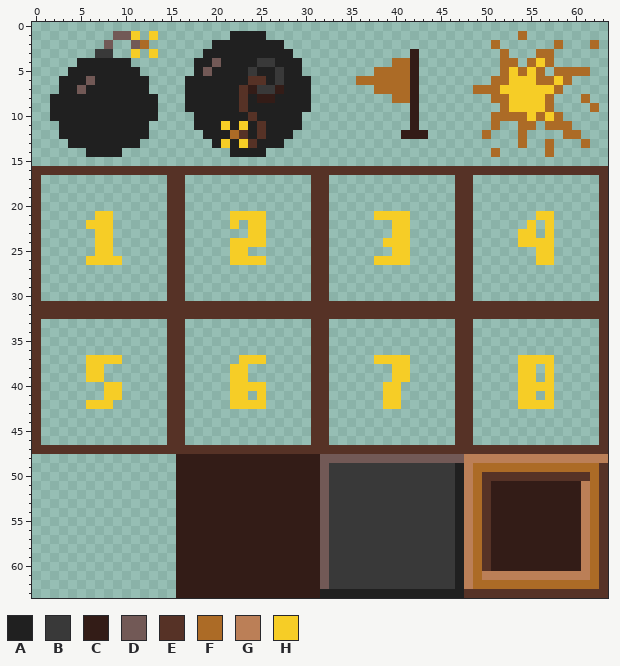
A pixel-art sprite gets an edit: Inteligencia Artificial/BuscaMinas/Assets/Sprites/minesweeper.png. Above: the version before the commit.
The file is 64x64 pixels.
Palette (. is transparent): A #202020  B #393939  C #331c17  D #725956  E #563226  F #ac6b26  G #bb7f57  H #f6cd26
Pixels before (only the part around the change), first column x 0:
 0 ................................................................
 1 .........DDH.H........AAAA............................F.........
 2 ........D..DF.......AAAAAAAA.......................F......F...F.
 3 .......BB..H.H.....AAAAAAAAAA.............C.........F...FF......
 4 .....AAAAAA.......AADAAAABBAAA..........FFC.........FF.FHF......
 5 ....AAAAAAAA......ADAAAABAABAA........FFFFC.........FHFHF.FFFF..
 6 ...AAADAAAAAA....AAAAAAAEEABAAA.....FFFFFFC........FFHHHFFHF....
 7 ...AADAAAAAAA....AAAAAAECBBCAAA.......FFFFC......FFFHHHHHHF.....
 8 ..AAAAAAAAAAAA...AAAAAAEACCAAAA.........FFC........FFHHHHF...F..
 9 ..AAAAAAAAAAAA...AAAAAAEAAAAAAA...........C.........FHHHHF....F.
10 ..AAAAAAAAAAAA....AAAAAAEAAAAA............C........FFFFHFHF.....
11 ...AAAAAAAAAA.....AAAHAHAEAAAA............C........F..FF.FFF....
12 ...AAAAAAAAAA......AAAFEAEAAA............CCC......F...F....FF...
13 ....AAAAAAAA........AHAHEAAA..........................F..F...F..
14 ......AAAA............AAAA.........................F.....F......
15 ................................................................
16 EEEEEEEEEEEEEEEEEEEEEEEEEEEEEEEEEEEEEEEEEEEEEEEEEEEEEEEEEEEEEEEE
17 E..............EE..............EE..............EE..............E
18 E..............EE..............EE..............EE..............E
19 E..............EE..............EE..............EE..............E
20 E..............EE..............EE..............EE..............E
21 E......HH......EE.....HHHH.....EE.....HHHH.....EE.......HH.....E
22 E.....HHH......EE.....H.HH.....EE.......HH.....EE......H.H.....E
23 E......HH......EE.......HH.....EE.......HH.....EE.....HH.H.....E
24 E......HH......EE.....HHHH.....EE......HHH.....EE.....HHHH.....E
25 E......HH......EE.....HH.......EE.......HH.....EE.......HH.....E
26 E.....HHHH.....EE.....HHHH.....EE.....HHHH.....EE.......HH.....E
27 E..............EE..............EE..............EE..............E
28 E..............EE..............EE..............EE..............E
29 E..............EE..............EE..............EE..............E
30 E..............EE..............EE..............EE..............E
31 EEEEEEEEEEEEEEEEEEEEEEEEEEEEEEEEEEEEEEEEEEEEEEEEEEEEEEEEEEEEEEEE
32 EEEEEEEEEEEEEEEEEEEEEEEEEEEEEEEEEEEEEEEEEEEEEEEEEEEEEEEEEEEEEEEE
33 E..............EE..............EE..............EE..............E
34 E..............EE..............EE..............EE..............E
35 E..............EE..............EE..............EE..............E
36 E..............EE..............EE..............EE..............E
37 E.....HHHH.....EE......HHH.....EE.....HHHH.....EE.....HHHH.....E
38 E.....HH.......EE.....HH.......EE.......HH.....EE.....HH.H.....E
39 E.....HH.......EE.....HH.......EE.......HH.....EE.....HH.H.....E
40 E.......HH.....EE.....HHHH.....EE......HH......EE.....HHHH.....E
41 E.......HH.....EE.....HH.H.....EE......HH......EE.....HH.H.....E
42 E.....HHH......EE.....HHHH.....EE......HH......EE.....HHHH.....E
43 E..............EE..............EE..............EE..............E
44 E..............EE..............EE..............EE..............E
45 E..............EE..............EE..............EE..............E
46 E..............EE..............EE..............EE..............E
47 EEEEEEEEEEEEEEEEEEEEEEEEEEEEEEEEEEEEEEEEEEEEEEEEEEEEEEEEEEEEEEEE
48 ................CCCCCCCCCCCCCCCCDDDDDDDDDDDDDDDDGGGGGGGGGGGGGGGG
49 ................CCCCCCCCCCCCCCCCDBBBBBBBBBBBBBBAGFFFFFFFFFFFFFFE
50 ................CCCCCCCCCCCCCCCCDBBBBBBBBBBBBBBAGFEEEEEEEEEEEEFE
51 ................CCCCCCCCCCCCCCCCDBBBBBBBBBBBBBBAGFECCCCCCCCCCGFE
52 ................CCCCCCCCCCCCCCCCDBBBBBBBBBBBBBBAGFECCCCCCCCCCGFE
53 ................CCCCCCCCCCCCCCCCDBBBBBBBBBBBBBBAGFECCCCCCCCCCGFE
54 ................CCCCCCCCCCCCCCCCDBBBBBBBBBBBBBBAGFECCCCCCCCCCGFE
55 ................CCCCCCCCCCCCCCCCDBBBBBBBBBBBBBBAGFECCCCCCCCCCGFE
56 ................CCCCCCCCCCCCCCCCDBBBBBBBBBBBBBBAGFECCCCCCCCCCGFE
57 ................CCCCCCCCCCCCCCCCDBBBBBBBBBBBBBBAGFECCCCCCCCCCGFE
58 ................CCCCCCCCCCCCCCCCDBBBBBBBBBBBBBBAGFECCCCCCCCCCGFE
The same view after the edit:
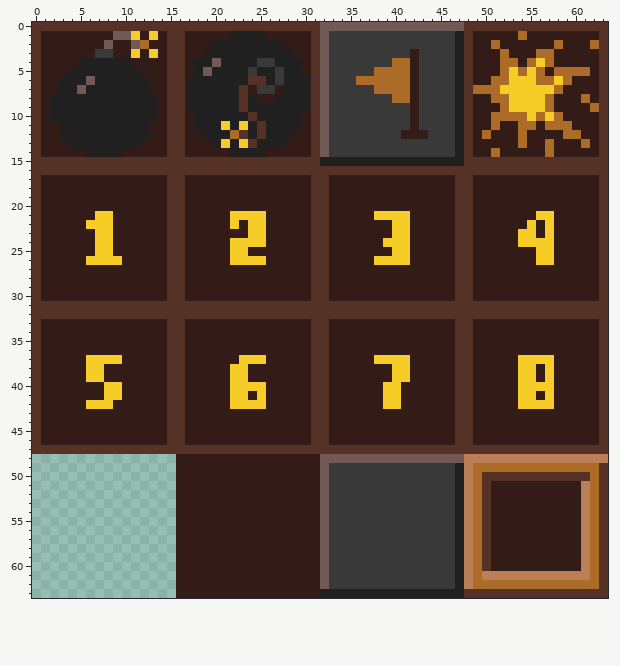
From old to new:
y 0: x 0..63 ................................................................ -> EEEEEEEEEEEEEEEEEEEEEEEEEEEEEEEEDDDDDDDDDDDDDDDDEEEEEEEEEEEEEEEE
y 1: x 0..8 ......... -> ECCCCCCCC; x 12 . -> C; x 14..21 ........ -> CEECCCCC; x 26..53 ............................ -> CCCCCEDBBBBBBBBBBBBBBAECCCCC; x 55..63 ......... -> CCCCCCCCE
y 2: x 0..7 ........ -> ECCCCCCC; x 9..10 .. -> CC; x 13..19 ....... -> CCEECCC; x 28..50 ....................... -> CCCEDBBBBBBBBBBBBBBAECC; x 52..57 ...... -> CCCCCC; x 59..61 ... -> CCC; x 63 . -> E
y 3: x 0..6 ....... -> ECCCCCC; x 9..10 .. -> CC; x 12 . -> C; x 14..18 ..... -> CEECC; x 29..41 ............. -> CCEDBBBBBBBBB; x 43..51 ......... -> BBBBAECCC; x 53..55 ... -> CCC; x 58..63 ...... -> CCCCCE
y 4: x 0..4 ..... -> ECCCC; x 11..17 ....... -> CCCCEEC; x 30..39 .......... -> CEDBBBBBBB; x 43..51 ......... -> BBBBAECCC; x 54 . -> C; x 58..63 ...... -> CCCCCE
y 5: x 0..3 .... -> ECCC; x 12..17 ...... -> CCCEEC; x 30..37 ........ -> CEDBBBBB; x 43..51 ......... -> BBBBAECCC; x 57 . -> C; x 62..63 .. -> CE
y 6: x 0..2 ... -> ECC; x 13..16 .... -> CCEE; x 31..35 ..... -> EDBBB; x 43..50 ........ -> BBBBAECC; x 60..63 .... -> CCCE
y 7: x 0..2 ... -> ECC; x 13..16 .... -> CCEE; x 31..37 ....... -> EDBBBBB; x 43..48 ...... -> BBBBAE; x 59..63 ..... -> CCCCE
y 8: x 0..1 .. -> EC; x 14..16 ... -> CEE; x 31..39 ......... -> EDBBBBBBB; x 43..50 ........ -> BBBBAECC; x 58..60 ... -> CCC; x 62..63 .. -> CE
y 9: x 0..1 .. -> EC; x 14..16 ... -> CEE; x 31..41 ........... -> EDBBBBBBBBB; x 43..51 ......... -> BBBBAECCC; x 58..61 .... -> CCCC; x 63 . -> E
y 10: x 0..1 .. -> EC; x 14..17 .... -> CEEC; x 30..41 ............ -> CEDBBBBBBBBB; x 43..50 ........ -> BBBBAECC; x 59..63 ..... -> CCCCE
y 11: x 0..2 ... -> ECC; x 13..17 ..... -> CCEEC; x 30..41 ............ -> CEDBBBBBBBBB; x 43..50 ........ -> BBBBAECC; x 52..53 .. -> CC; x 56 . -> C; x 60..63 .... -> CCCE
y 12: x 0..2 ... -> ECC; x 13..18 ...... -> CCEECC; x 29..40 ............ -> CCEDBBBBBBBB; x 44..49 ...... -> BBBAEC; x 51..53 ... -> CCC; x 55..58 .... -> CCCC; x 61..63 ... -> CCE
y 13: x 0..3 .... -> ECCC; x 12..19 ........ -> CCCEECCC; x 28..53 .......................... -> CCCEDBBBBBBBBBBBBBBAECCCCC; x 55..56 .. -> CC; x 58..60 ... -> CCC; x 62..63 .. -> CE
y 14: x 0..5 ...... -> ECCCCC; x 10..21 ............ -> CCCCCEECCCCC; x 26..50 ......................... -> CCCCCEDBBBBBBBBBBBBBBAECC; x 52..56 ..... -> CCCCC; x 58..63 ...... -> CCCCCE
y 15: x 0..63 ................................................................ -> EEEEEEEEEEEEEEEEEEEEEEEEEEEEEEEEAAAAAAAAAAAAAAAAEEEEEEEEEEEEEEEE
y 17..20: x 1..14 .............. -> CCCCCCCCCCCCCC; x 17..30 .............. -> CCCCCCCCCCCCCC; x 33..46 .............. -> CCCCCCCCCCCCCC; x 49..62 .............. -> CCCCCCCCCCCCCC
y 21: x 1..6 ...... -> CCCCCC; x 9..14 ...... -> CCCCCC; x 17..21 ..... -> CCCCC; x 26..30 ..... -> CCCCC; x 33..37 ..... -> CCCCC; x 42..46 ..... -> CCCCC; x 49..55 ....... -> CCCCCCC; x 58..62 ..... -> CCCCC
y 22: x 1..5 ..... -> CCCCC; x 9..14 ...... -> CCCCCC; x 17..21 ..... -> CCCCC; x 23 . -> C; x 26..30 ..... -> CCCCC; x 33..39 ....... -> CCCCCCC; x 42..46 ..... -> CCCCC; x 49..54 ...... -> CCCCCC; x 56 . -> C; x 58..62 ..... -> CCCCC
y 23: x 1..6 ...... -> CCCCCC; x 9..14 ...... -> CCCCCC; x 17..23 ....... -> CCCCCCC; x 26..30 ..... -> CCCCC; x 33..39 ....... -> CCCCCCC; x 42..46 ..... -> CCCCC; x 49..53 ..... -> CCCCC; x 56 . -> C; x 58..62 ..... -> CCCCC
y 24: x 1..6 ...... -> CCCCCC; x 9..14 ...... -> CCCCCC; x 17..21 ..... -> CCCCC; x 26..30 ..... -> CCCCC; x 33..38 ...... -> CCCCCC; x 42..46 ..... -> CCCCC; x 49..53 ..... -> CCCCC; x 58..62 ..... -> CCCCC
y 25: x 1..6 ...... -> CCCCCC; x 9..14 ...... -> CCCCCC; x 17..21 ..... -> CCCCC; x 24..30 ....... -> CCCCCCC; x 33..39 ....... -> CCCCCCC; x 42..46 ..... -> CCCCC; x 49..55 ....... -> CCCCCCC; x 58..62 ..... -> CCCCC
y 26: x 1..5 ..... -> CCCCC; x 10..14 ..... -> CCCCC; x 17..21 ..... -> CCCCC; x 26..30 ..... -> CCCCC; x 33..37 ..... -> CCCCC; x 42..46 ..... -> CCCCC; x 49..55 ....... -> CCCCCCC; x 58..62 ..... -> CCCCC
y 27..30: x 1..14 .............. -> CCCCCCCCCCCCCC; x 17..30 .............. -> CCCCCCCCCCCCCC; x 33..46 .............. -> CCCCCCCCCCCCCC; x 49..62 .............. -> CCCCCCCCCCCCCC
y 33..36: x 1..14 .............. -> CCCCCCCCCCCCCC; x 17..30 .............. -> CCCCCCCCCCCCCC; x 33..46 .............. -> CCCCCCCCCCCCCC; x 49..62 .............. -> CCCCCCCCCCCCCC
y 37: x 1..5 ..... -> CCCCC; x 10..14 ..... -> CCCCC; x 17..22 ...... -> CCCCCC; x 26..30 ..... -> CCCCC; x 33..37 ..... -> CCCCC; x 42..46 ..... -> CCCCC; x 49..53 ..... -> CCCCC; x 58..62 ..... -> CCCCC
y 38..39: x 1..5 ..... -> CCCCC; x 8..14 ....... -> CCCCCCC; x 17..21 ..... -> CCCCC; x 24..30 ....... -> CCCCCCC; x 33..39 ....... -> CCCCCCC; x 42..46 ..... -> CCCCC; x 49..53 ..... -> CCCCC; x 56 . -> C; x 58..62 ..... -> CCCCC
y 40: x 1..7 ....... -> CCCCCCC; x 10..14 ..... -> CCCCC; x 17..21 ..... -> CCCCC; x 26..30 ..... -> CCCCC; x 33..38 ...... -> CCCCCC; x 41..46 ...... -> CCCCCC; x 49..53 ..... -> CCCCC; x 58..62 ..... -> CCCCC
y 41: x 1..7 ....... -> CCCCCCC; x 10..14 ..... -> CCCCC; x 17..21 ..... -> CCCCC; x 24 . -> C; x 26..30 ..... -> CCCCC; x 33..38 ...... -> CCCCCC; x 41..46 ...... -> CCCCCC; x 49..53 ..... -> CCCCC; x 56 . -> C; x 58..62 ..... -> CCCCC
y 42: x 1..5 ..... -> CCCCC; x 9..14 ...... -> CCCCCC; x 17..21 ..... -> CCCCC; x 26..30 ..... -> CCCCC; x 33..38 ...... -> CCCCCC; x 41..46 ...... -> CCCCCC; x 49..53 ..... -> CCCCC; x 58..62 ..... -> CCCCC
y 43..46: x 1..14 .............. -> CCCCCCCCCCCCCC; x 17..30 .............. -> CCCCCCCCCCCCCC; x 33..46 .............. -> CCCCCCCCCCCCCC; x 49..62 .............. -> CCCCCCCCCCCCCC
Changed places in both pictures, as pixel boxes (x1, y1, x2, y2):
added: (32, 22, 608, 445)
